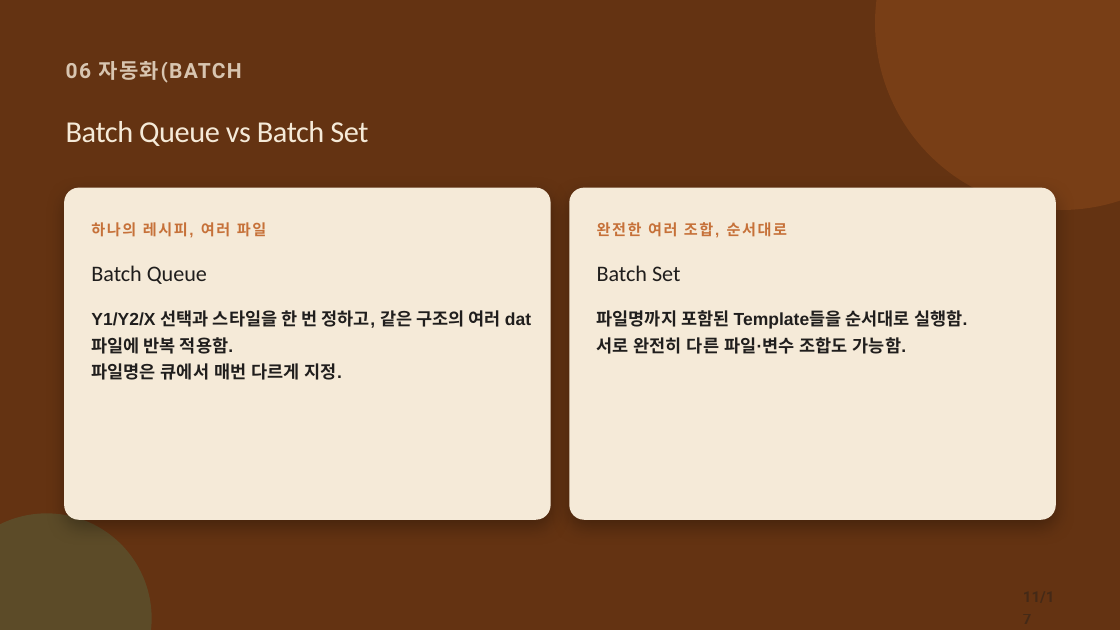
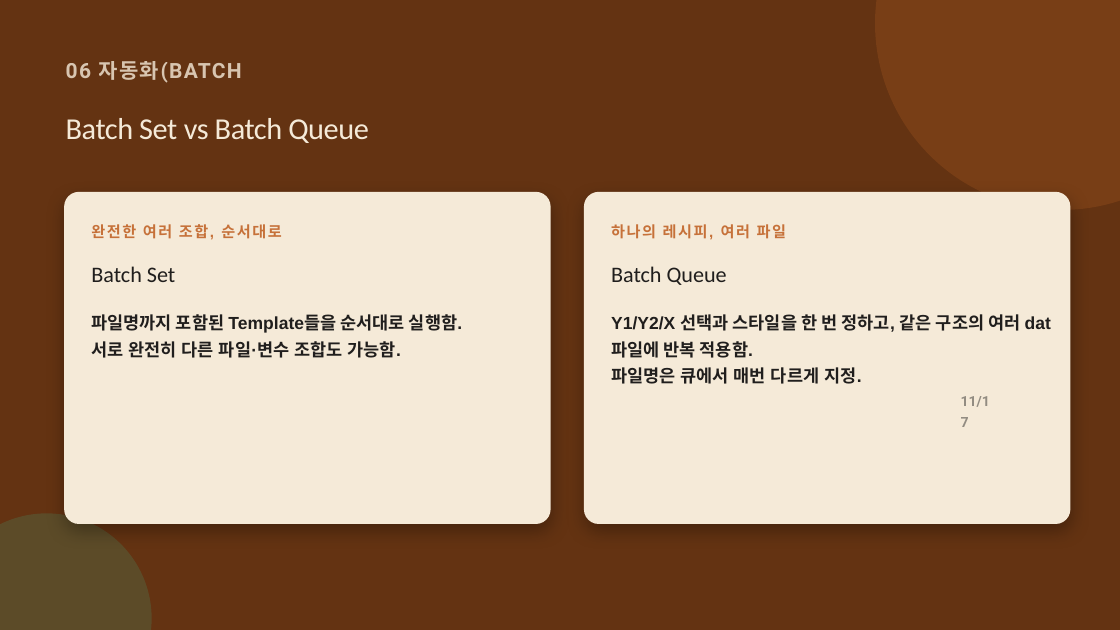
Before and after one commit to CWKIM113/CathPlot_Pub, a slide deck: slide 11 of CathPlot_Deck.pptx. Drawn at 1120x630 pixels with LibreOffice and Linux fonts; fonts in the diff are those of the drawing. Boxes give left, top, right and bottom in pixels: in the first picture for what was removed or moved away, otherwise in the second. Text is boxed around its words. In the diff, an @@ line names an element or a change of style, - is before the commit and + after.

```diff
--- a/CathPlot_Deck.pptx
+++ b/CathPlot_Deck.pptx
@@ text at (66,118,369,143): text changed @@
-Batch Queue vs Batch Set
+Batch Set vs Batch Queue
@@ 3 texts, 1 rounded rectangle: place and size @@
-3 texts, 1 rounded rectangle at (570,188,1056,520)
+3 texts, 1 rounded rectangle at (64,192,551,524)
@@ 3 texts, 1 rounded rectangle: place and size @@
-3 texts, 1 rounded rectangle at (64,188,551,520)
+3 texts, 1 rounded rectangle at (584,192,1071,524)
@@ text "완전한 여러 조합, 순서대로" at (91,224,281,239): line spacing 1.3 to 1.2 @@
@@ text "하나의 레시피, 여러 파일" at (611,224,786,239): line spacing 1.3 to 1.2 @@
@@ text "Batch Set" at (91,266,175,282): line spacing 1.34 to 1.24 @@
@@ text "Batch Queue" at (611,266,727,285): line spacing 1.34 to 1.24 @@
@@ text "11/17": place and size @@
-text "11/17" at (1021,581,1061,606)
+text "11/17" at (961,396,990,407)
@@ text "11/17" at (961,396,990,407): size 19.5 to 18 pt @@
```
Also in this commit, not shown: 3 other slides changed, 1 other file.
